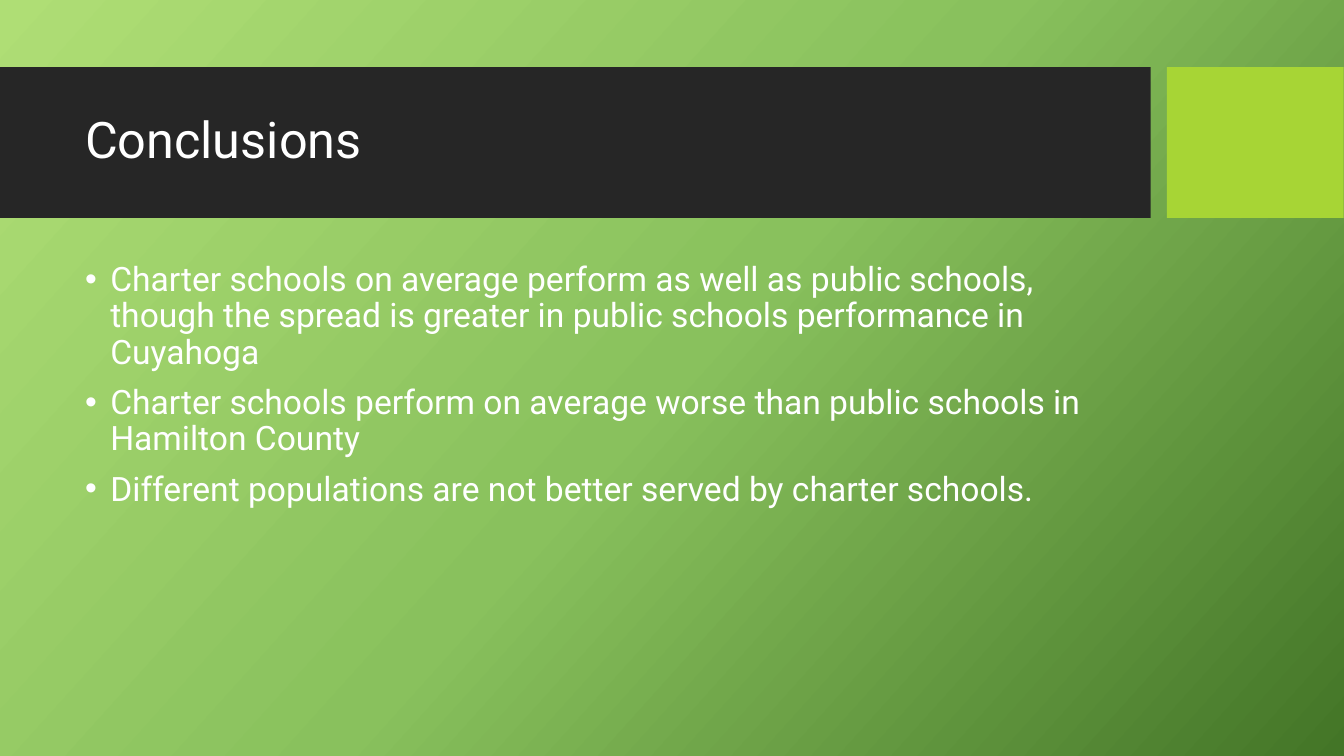
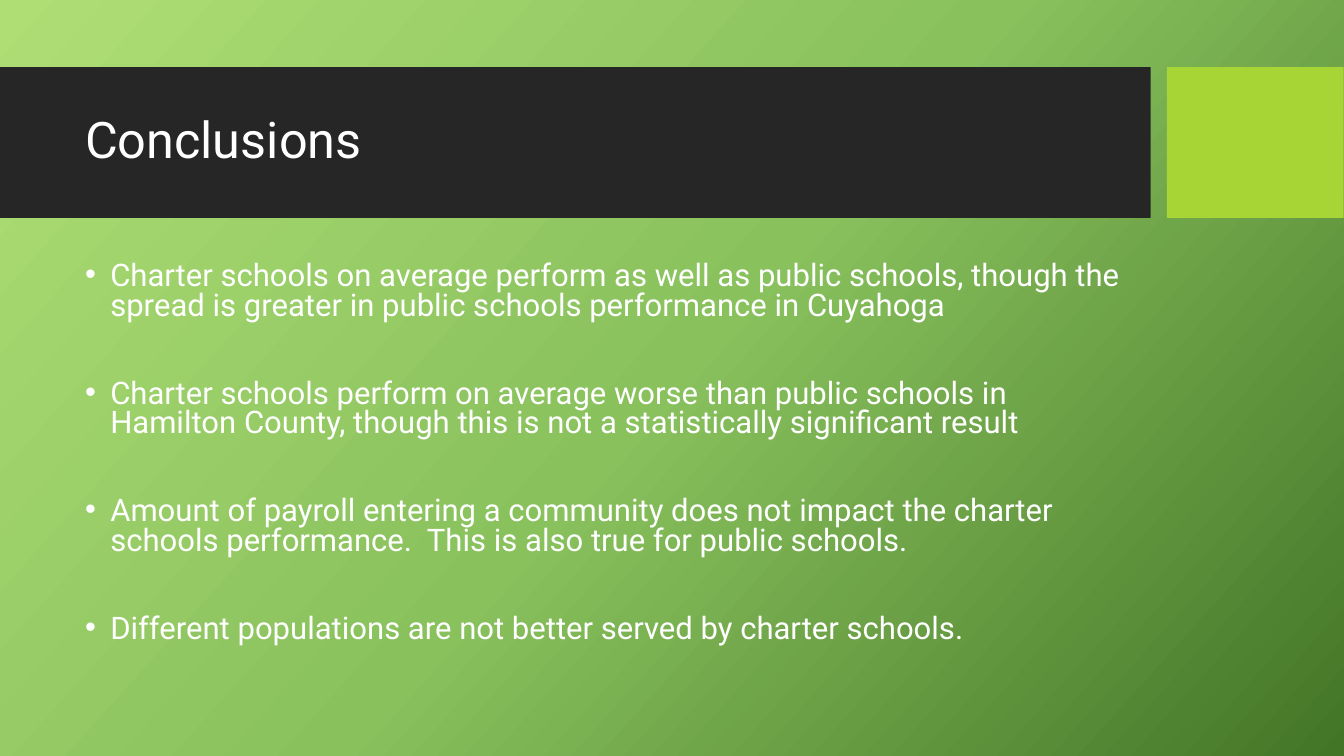
Before and after one commit to Teddi009x/Team_Scholastic_Crush, a slide deck: slide 15 of TeamScholasticCrush.pptx. Drawn at 1344x756 pixels with LibreOffice and Linux fonts; fonts in the diff are those of the drawing; background and template pictures are left out. Boxes give left, top, right and bottom in pixels: in the first picture for what was removed or moved away, otherwise in the second. Text is boxed around its words. In the diff, an @@ line names an element or a change of style, - is before the commit and + after.

```diff
--- a/TeamScholasticCrush.pptx
+++ b/TeamScholasticCrush.pptx
@@ text at [110,262,1119,646]: size 24 to 22.2 pt in "Charter schools on average perform as well ...", "Different populations are not better served by ..."; line spacing 0.9 to 0.8 @@
@@ text at [110,380,1053,558]: text changed; size 24 to 22.2 pt @@
-• Charter schools perform on average worse than public schools in Hamilton County
+• Charter schools perform on average worse than public schools in Hamilton County, though this is not a statistically significant result
+• Amount of payroll entering a community does not impact the charter schools performance. This is also true for public schools.
```
Also in this commit, not shown: 4 other slides changed.
